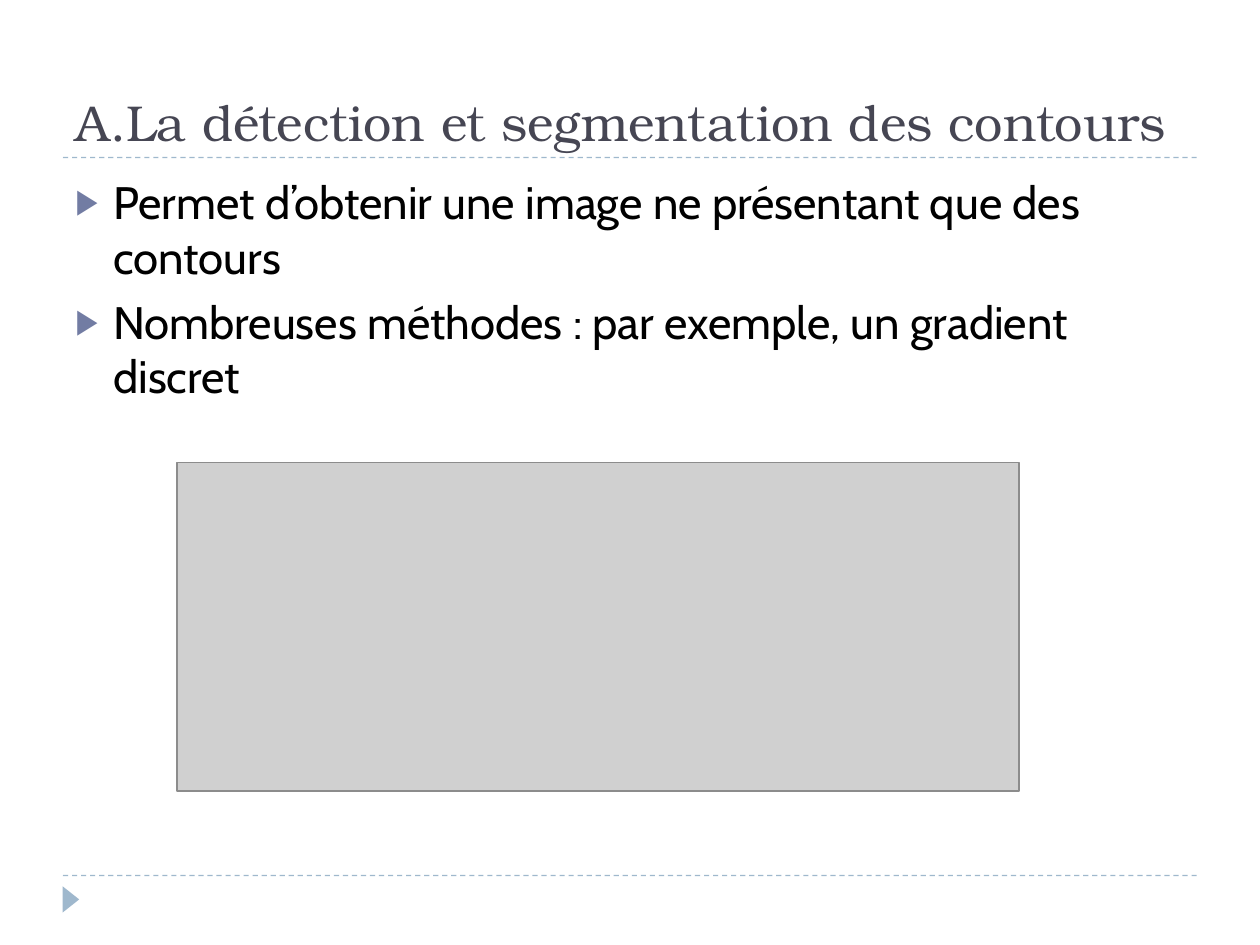
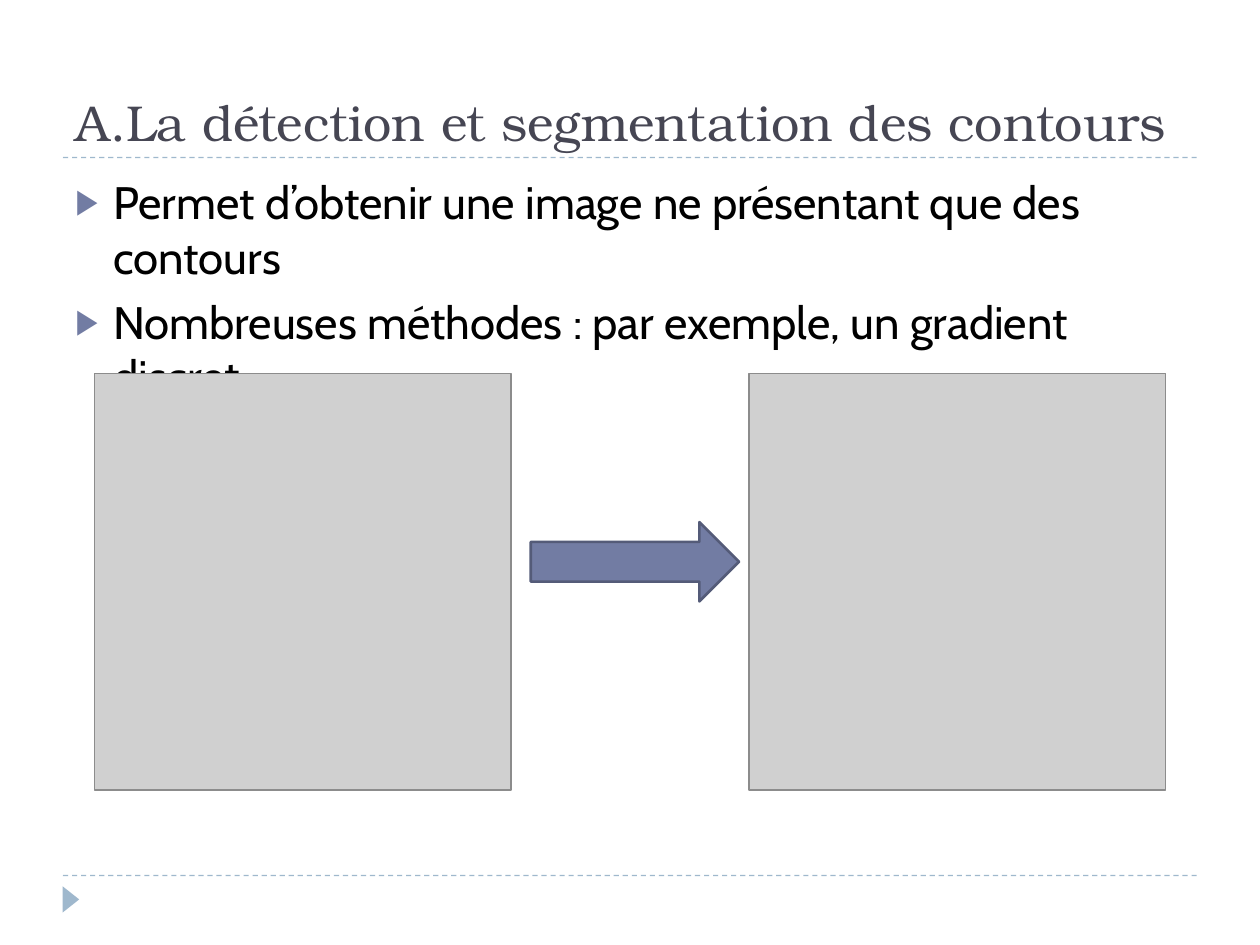
Before and after one commit to Involture/fuuusion, a slide deck: slide 5 of livrables/Oral/Presentation_Tim.pptx. Drawn at 1260x945 pixels with LibreOffice and Linux fonts; fonts in the diff are those of the drawing; grey boxes stand for pictures. Boxes give left, top, right and bottom in pixels: in the first picture for what was removed or moved away, otherwise in the second. Text is boxed around its words. In the diff, an @@ line names an element or a change of style, - is before the commit and + after.

```diff
--- a/livrables/Oral/Presentation_Tim.pptx
+++ b/livrables/Oral/Presentation_Tim.pptx
@@ picture added at (x1=94, y1=373, x2=512, y2=790) @@
@@ picture added at (x1=748, y1=373, x2=1166, y2=790) @@
@@ picture removed at (x1=178, y1=462, x2=1019, y2=791) @@
@@ right arrow added at (x1=530, y1=522, x2=738, y2=601), fill #727CA3, outline #545C79 1.5 pt @@
```
Also in this commit, not shown: 11 other files.
